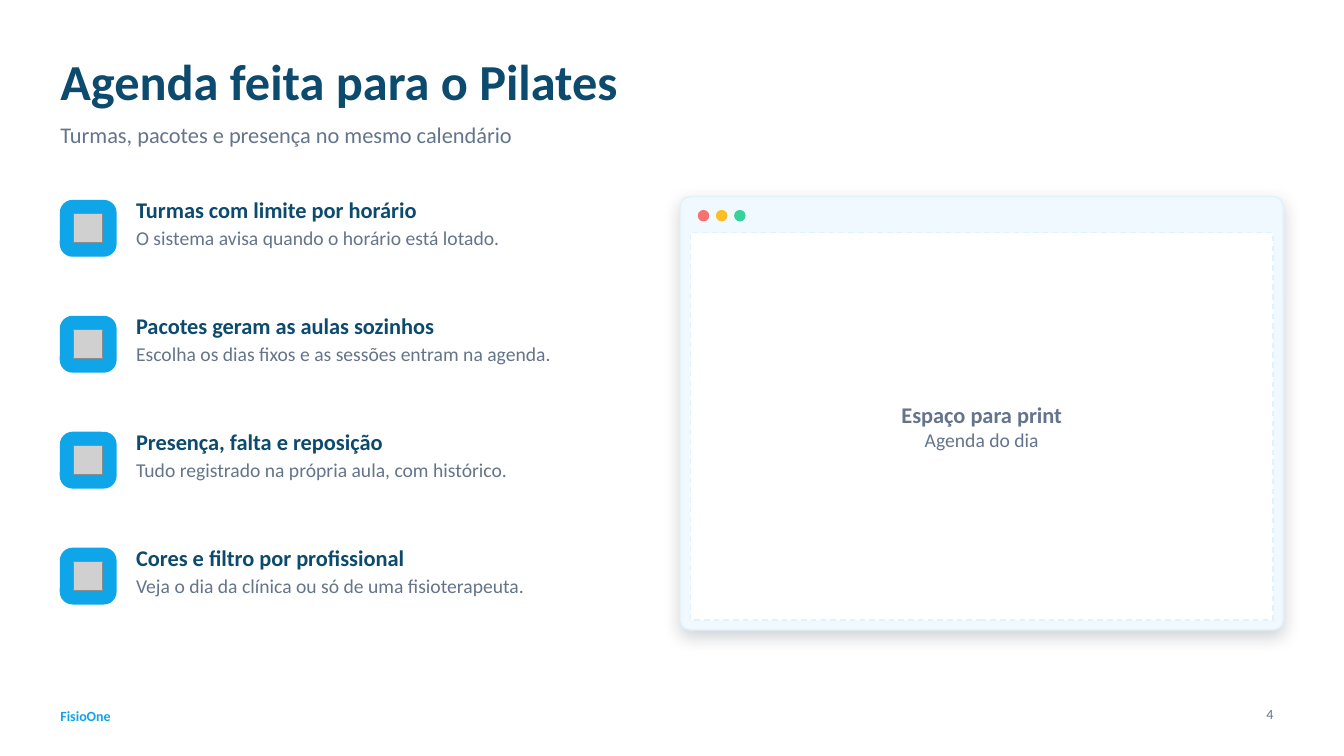
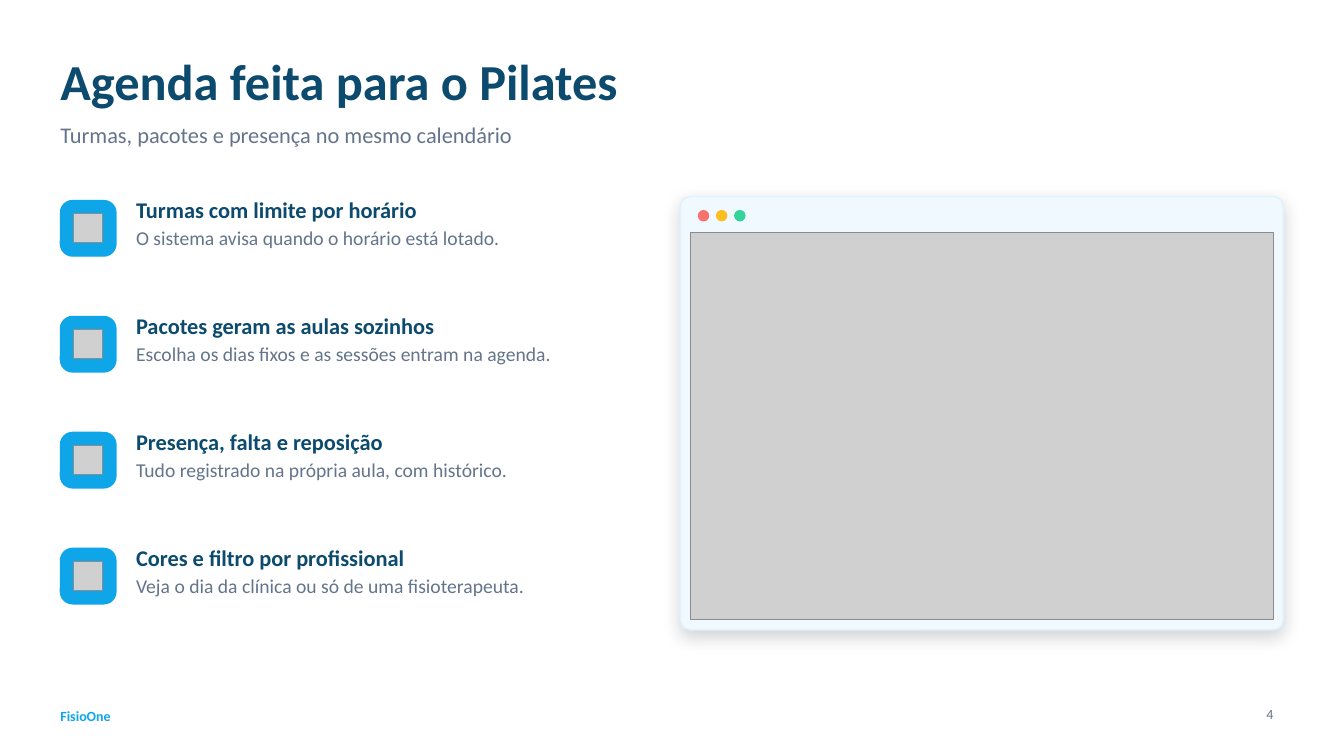
Before and after one commit to andremacedodev/ClinicaFisioterapia, a slide deck: slide 4 of docs/apresentacao/FisioOne_Apresentacao.pptx. Drawn at 1344x756 pixels with LibreOffice and Linux fonts; fonts in the diff are those of the drawing; grey boxes stand for pictures. Boxes give left, top, right and bottom in pixels: in the first picture for what was removed or moved away, otherwise in the second. Text is boxed around its words. In the diff, an @@ line names an element or a change of style, - is before the commit and + after.

```diff
--- a/docs/apresentacao/FisioOne_Apresentacao.pptx
+++ b/docs/apresentacao/FisioOne_Apresentacao.pptx
@@ rectangle removed at <box>691,233,1273,620</box> @@
@@ picture added at <box>691,233,1273,620</box> @@
@@ text removed at <box>901,407,1062,451</box> @@
-Espaço para print
-Agenda do dia
```
Also in this commit, not shown: 6 other slides changed, 9 other files.
